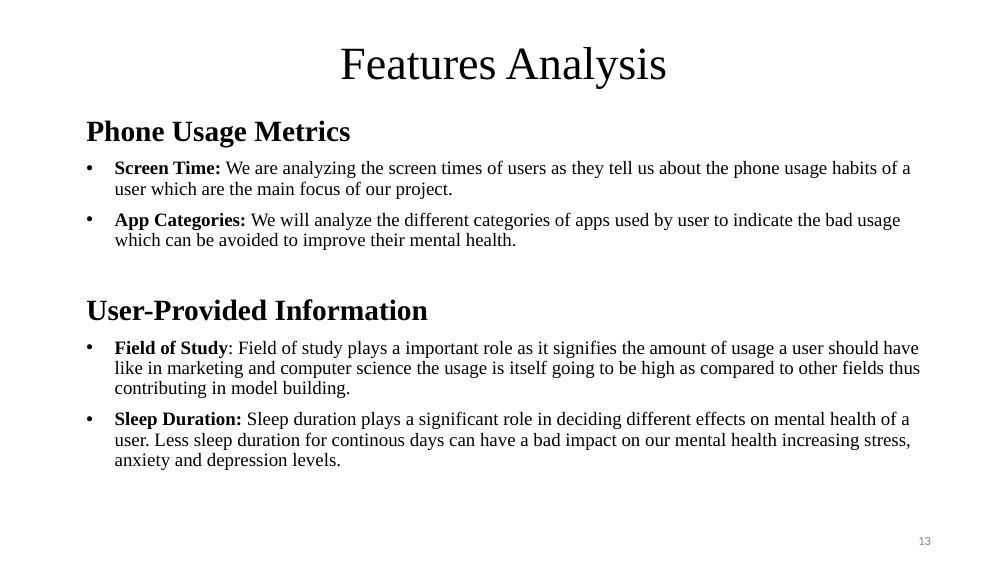
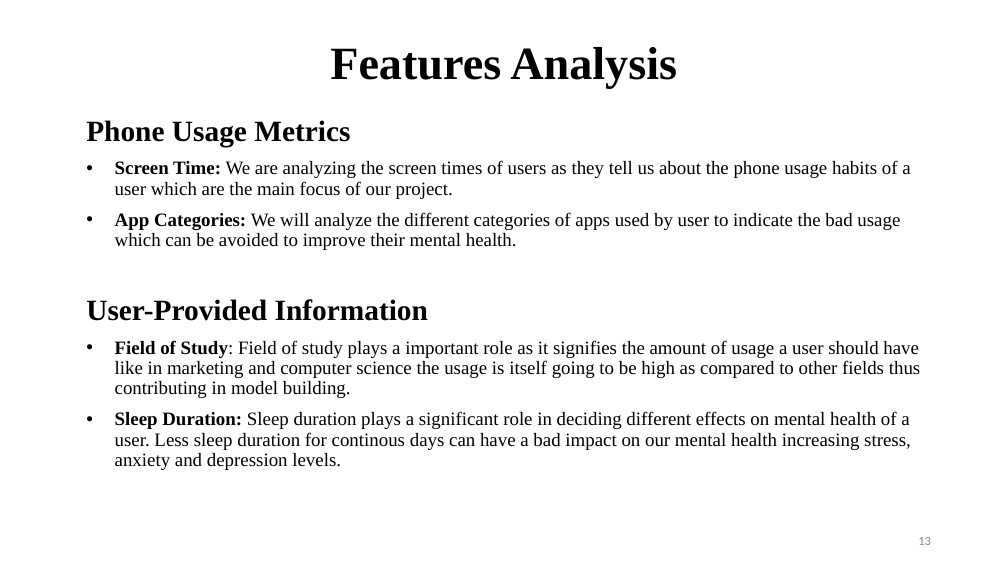
Before and after one commit to Brainskull24/Heal.ai, a slide deck: slide 13 of MP/PPT.pptx. Drawn at 1008x567 pixels with LibreOffice and Linux fonts; fonts in the diff are those of the drawing; background and template pictures are left out. Boxes give left, top, right and bottom in pixels: in the first picture for what was removed or moved away, otherwise in the second. Text is boxed around its words. In the diff, an @@ line names an element or a change of style, - is before the commit and + after.

```diff
--- a/MP/PPT.pptx
+++ b/MP/PPT.pptx
@@ title "Features Analysis" at [330,47,677,89]: bold on @@
```
Also in this commit, not shown: 6 other slides changed, 5 slides added, 4 other files.
